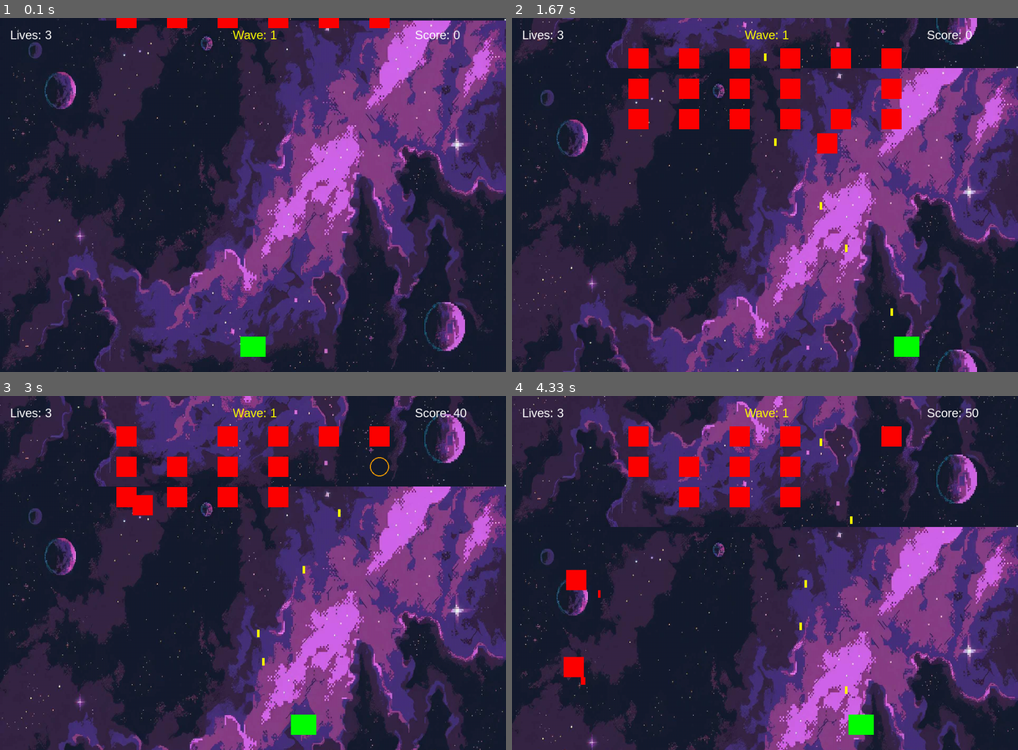
Above: before the commit, frames 1-4 (two rows, left to right).
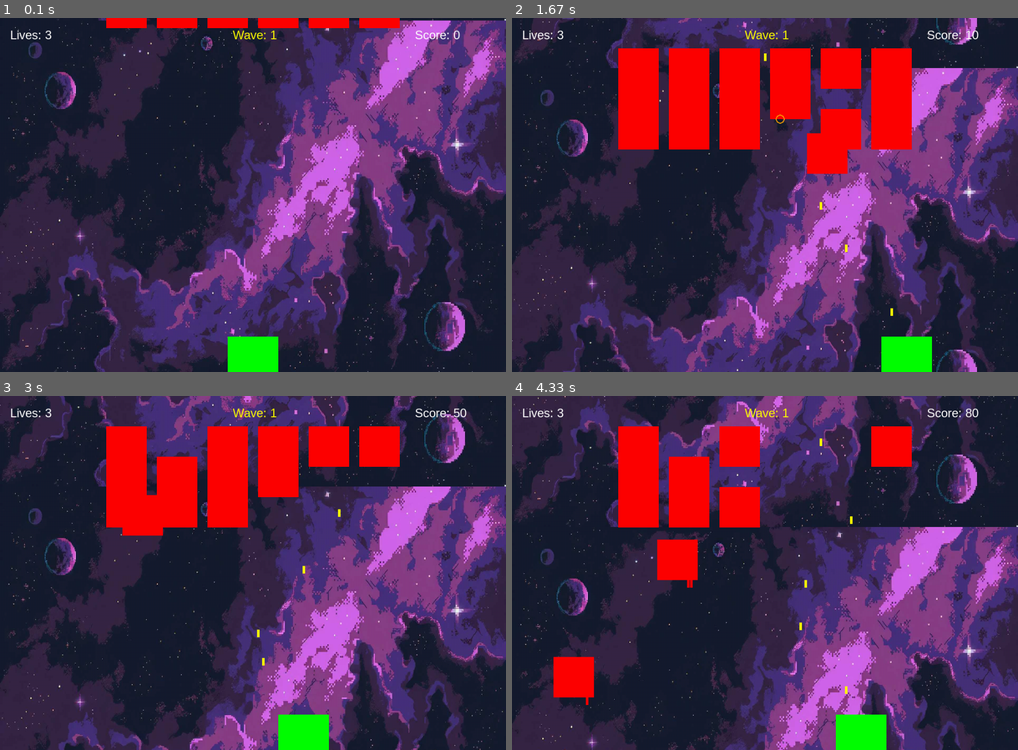
Above: after the commit, the same moments.

Repository: Waflya121/Pygame
Game: pygame game, started from Звездные воители/main.py
Same seed, same stepped clock (60 frames per second), same inputs: the game is played once before the commit and once after it.
Inputs:
- Up to frame 1 (0.1 s): no input
- Up to frame 2 (1.67 s): tap Space at 0.33, 0.73, 1.03, 1.23, 1.53 s; hold Right 0.67-1.13 s; hold Right 1.17-1.63 s
- Up to frame 3 (3 s): hold Left 1.67-2.2 s; tap Space at 1.73, 2.03, 2.3, 2.6, 2.73 s; hold Left 2.23-2.63 s; hold Right from 2.67 s (still down)
- Up to frame 4 (4.33 s): tap Space at 3.03, 3.4, 3.7, 3.9, 4.2 s; release Right at 3.3 s; hold Left 3.33-3.8 s; hold Right 3.83-4.3 s

The runs differ from the first frame. In frame 1, 1.4% of the frame differs, in the area x 21-79%, y 0-100%; in frame 2, 10%, in the area x 21-93%, y 3-100%; in frame 3, 7.8%; in frame 4, 8.4%.

Commit message:
Update player and enemy dimensions in config.py

Diff:
--- a/Звездные воители/config.py
+++ b/Звездные воители/config.py
@@ -13,8 +13,8 @@
 
 # Игрок
 PLAYER_START_SPEED = 5
-PLAYER_WIDTH = 50
-PLAYER_HEIGHT = 40
+PLAYER_WIDTH = 100
+PLAYER_HEIGHT = 80
 PLAYER_LIVES = 3
 
 # Пули
@@ -25,8 +25,8 @@
 # Враги
 ENEMY_ROWS = 3
 ENEMY_COLS = 6
-ENEMY_WIDTH = 40
-ENEMY_HEIGHT = 40
+ENEMY_WIDTH = 80
+ENEMY_HEIGHT = 80
 ENEMY_SPEED = 4
 ENEMY_RETURN_SPEED = 10
 ENEMY_MAX_CHAOS_X = 3
